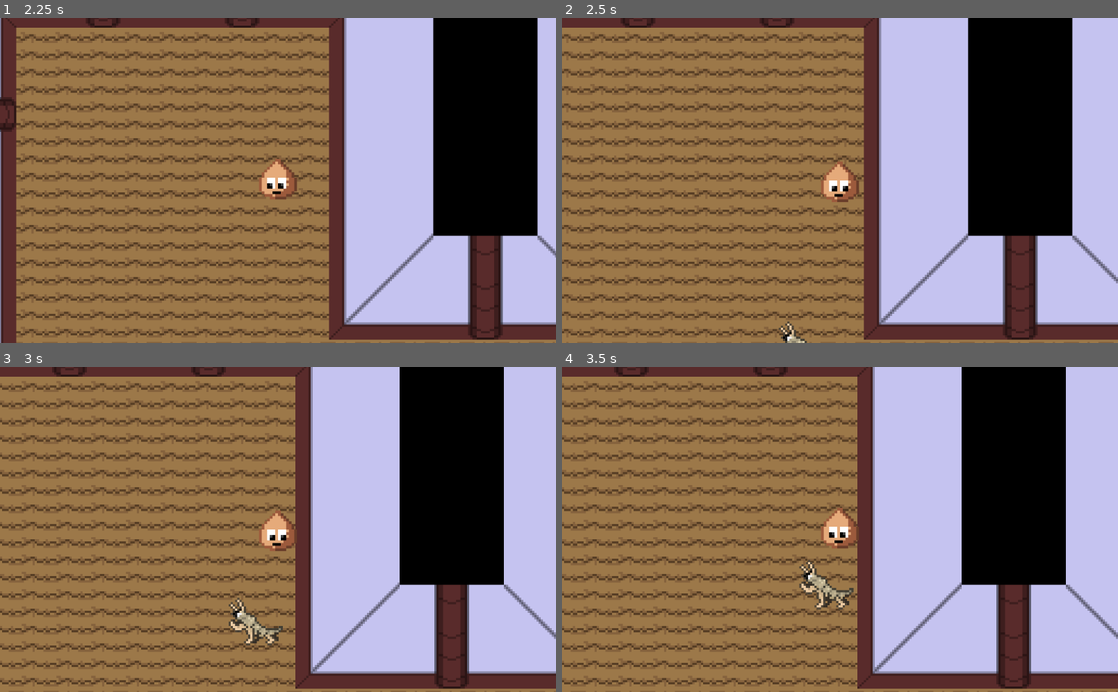
Above: before the commit, frames 1-4 (two rows, left to right).
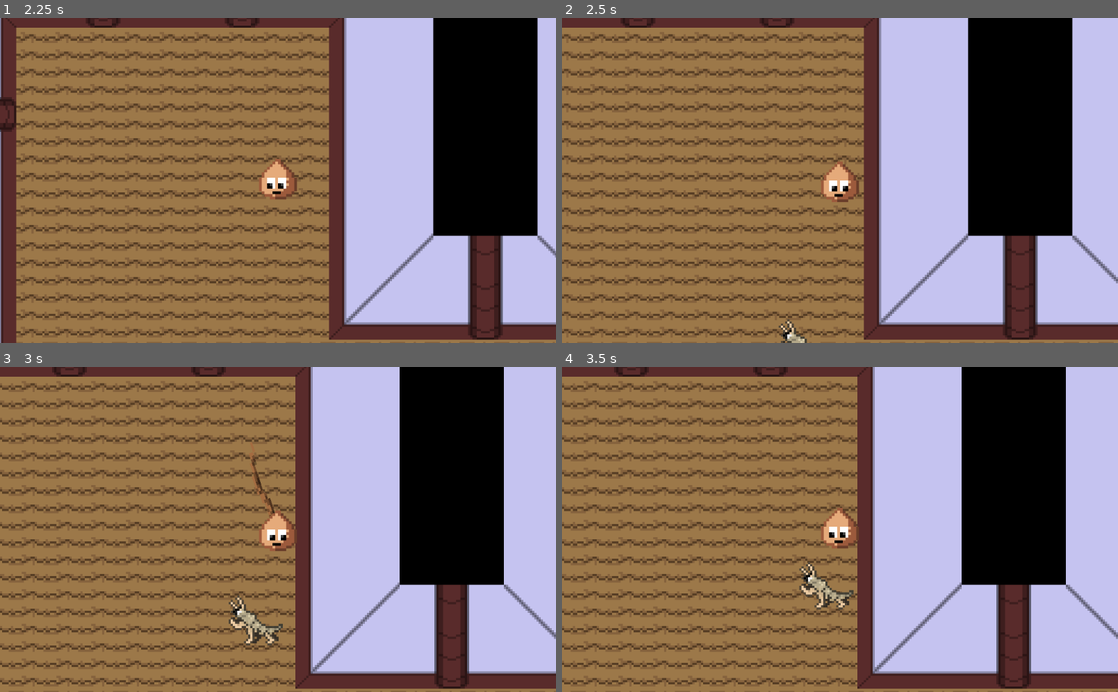
Above: after the commit, the same moments.

Repository: NicoheroesDX/growup
Game: Godot game, scene res://src/Main.tscn
Same seed, same stepped clock (60 frames per second), same inputs: the game is played once before the commit and once after it.
Inputs:
- Up to frame 1 (2.25 s): hold D (growup_right) 0.53-1.28 s; hold S (growup_down) 1.28-2.03 s; hold D (growup_right) from 2.03 s (still down)
- Up to frame 2 (2.5 s): keep holding D (growup_right)
- Up to frame 3 (3 s): release D (growup_right) at 2.78 s; hold Space (growup_slash, bound only after the commit) from 2.78 s (still down)
- Up to frame 4 (3.5 s): keep holding Space (growup_slash, bound only after the commit)

Frame 1 is identical in both runs. In frame 2, 0.2% of the frame differs, in the area x 39-45%, y 92-100%; in frame 3, 0.5%, in the area x 41-51%, y 26-84%; in frame 4, 0.4%.

Commit message:
Backup commit

Diff:
--- a/project.godot
+++ b/project.godot
@@ -34,6 +34,11 @@
 "language": "GDScript",
 "path": "res://src/transitions/GameOver.gd"
 }, {
+"base": "Area2D",
+"class": "RootSlash",
+"language": "GDScript",
+"path": "res://src/entities/RootSlash.gd"
+}, {
 "base": "Collectable",
 "class": "Sunny",
 "language": "GDScript",
@@ -45,6 +50,7 @@
 "Droppy": "",
 "Enemy": "",
 "GameOverScreen": "",
+"RootSlash": "",
 "Sunny": ""
 }
 
@@ -116,6 +122,11 @@
 "events": [ Object(InputEventKey,"resource_local_to_scene":false,"resource_name":"","device":0,"alt":false,"shift":false,"control":false,"meta":false,"command":false,"pressed":false,"scancode":16777238,"physical_scancode":0,"unicode":0,"echo":false,"script":null)
  ]
 }
+growup_slash={
+"deadzone": 0.5,
+"events": [ Object(InputEventKey,"resource_local_to_scene":false,"resource_name":"","device":0,"alt":false,"shift":false,"control":false,"meta":false,"command":false,"pressed":false,"scancode":32,"physical_scancode":0,"unicode":0,"echo":false,"script":null)
+ ]
+}
 
 [layer_names]
 
--- a/src/actors/Enemy.gd
+++ b/src/actors/Enemy.gd
@@ -9,6 +9,8 @@
 onready var sprite = get_node("AnimatedSprite")
 
 var blinkingTimer = 0
+
+var isThrown = false
 
 var health = 0
 
@@ -26,10 +28,14 @@
 func _physics_process(delta):
 	var playerPosition = player.get_position()
 	var playerDistance = playerPosition.distance_to(self.get_position())
-	if playerDistance < 100:
-		attack_player(playerPosition)
+	if isThrown:
+		velocity = Vector2(100, 0)
+		velocity = move_and_slide(velocity)
 	else:
-		roam_around_randomly()
+		if playerDistance < 100:
+			attack_player(playerPosition)
+		else:
+			roam_around_randomly()
 
 func attack_player(playerPos):
 	var rng = RandomNumberGenerator.new()
@@ -72,6 +78,9 @@
 	if (health <= 0):
 		die()
 
+func throw():
+	velocity = Vector2(100, 0)
+
 func kill_player():
 	Global.changeScene("res://src/transitions/GameOver.tscn")
 
--- a/src/actors/Player.gd
+++ b/src/actors/Player.gd
@@ -9,15 +9,40 @@
 onready var shootSound = get_node("ShootSound")
 onready var dashSound = get_node("DashSound")
 
+onready var rootSlash = get_node("RootSlash")
+
+var isRootSlashing = false
+var rootSlashTimer = 0
+
 var dashCoolDown = 25
 var dashTimer = 0
 var dashLength = 10
 var dashSpeed = 250
 
 func _ready():
+	rootSlash.hide()
+	rootSlash.toggle_collision(false)
 	speed = 50
 
+func use_root_slash():
+	if isRootSlashing:
+		return
+	#rootSlash.rotation = 0
+	rootSlashTimer = 1
+	isRootSlashing = true
+	rootSlash.show()
+	rootSlash.execute()
+
+func stop_root_slash():
+	isRootSlashing = false
+	rootSlashTimer = 0
+	rootSlash.hide()
+	rootSlash.toggle_collision(false)
+
 func control_player():
+
+	if PlayerVariables.learnedMoves.has(MOVE.ROOT_SLASH) && Input.is_action_just_pressed("growup_slash") && !isRootSlashing:
+		use_root_slash()
 
 	if !PlayerVariables.learnedMoves.has(MOVE.DASH_MOVE):
 		isDashing = false
@@ -44,6 +69,13 @@
 		velocity = velocity.normalized() * dashSpeed
 
 func _physics_process(delta):
+
+	if rootSlashTimer > 0:
+		rootSlash.rotate(0.4)
+		rootSlashTimer += 1
+		if rootSlashTimer > 25:
+			stop_root_slash()
+
 	if (dashTimer > 0):
 		dashTimer+=1
 		if (dashTimer > dashLength):
--- a/src/actors/Player.tscn
+++ b/src/actors/Player.tscn
@@ -1,10 +1,11 @@
-[gd_scene load_steps=8 format=2]
+[gd_scene load_steps=9 format=2]
 
 [ext_resource path="res://src/actors/Player.gd" type="Script" id=1]
 [ext_resource path="res://src/assets/player/0/player0_0.png" type="Texture" id=2]
 [ext_resource path="res://src/assets/player/0/player0_1.png" type="Texture" id=3]
 [ext_resource path="res://src/assets/sounds/shoot.wav" type="AudioStream" id=4]
 [ext_resource path="res://src/assets/sounds/dash.wav" type="AudioStream" id=5]
+[ext_resource path="res://src/entities/RootSlash.tscn" type="PackedScene" id=6]
 
 [sub_resource type="CapsuleShape2D" id=1]
 radius = 8.0
@@ -24,6 +25,9 @@
 [node name="CollisionShape2D" type="CollisionShape2D" parent="."]
 shape = SubResource( 1 )
 
+[node name="RootSlash" parent="." instance=ExtResource( 6 )]
+scale = Vector2( 1.5, 1 )
+
 [node name="Sprite" type="AnimatedSprite" parent="."]
 position = Vector2( -4.76837e-07, -4.76837e-07 )
 scale = Vector2( 1.25, 1.25 )
--- a/src/actors/Silverfish.tscn
+++ b/src/actors/Silverfish.tscn
@@ -33,7 +33,6 @@
 
 [node name="AnimatedSprite" type="AnimatedSprite" parent="."]
 frames = SubResource( 2 )
-frame = 1
 playing = true
 
 [node name="Position2D" type="Position2D" parent="."]
--- a/src/actors/Spider.tscn
+++ b/src/actors/Spider.tscn
@@ -34,6 +34,7 @@
 [node name="AnimatedSprite" type="AnimatedSprite" parent="."]
 frames = SubResource( 2 )
 animation = "idle"
+frame = 1
 playing = true
 
 [node name="Position2D" type="Position2D" parent="."]
--- a/src/entities/Projectile.gd
+++ b/src/entities/Projectile.gd
@@ -15,9 +15,6 @@
 
 	enemy.hurt(1)
 
-	print(body)
-	PlayerVariables.experience += 10
-
 func destroy():
 	queue_free()
 
--- /dev/null
+++ b/src/entities/RootSlash.gd
@@ -0,0 +1,55 @@
+extends Area2D
+
+class_name RootSlash
+
+onready var sprite = get_node("Sprite")
+onready var collider = get_node("CollisionShape2D")
+
+var originalColliderShape
+var originalColliderPos
+
+var collsion = false
+var isActive = false
+var timer = 0
+
+const RANGE = 2
+
+func _ready():
+	originalColliderShape = collider.shape
+	originalColliderPos = collider.position
+
+func toggle_collision(isCollidable):
+	collsion = isCollidable
+
+func _physics_process(delta):
+	if isActive:
+		timer += 1
+		if timer > 16:
+			collider.shape = originalColliderShape
+			collider.position = originalColliderPos
+			isActive = false
+			timer = 0
+		else:
+			if timer > 8:
+				collider.shape.set_extents(collider.shape.get_extents() + Vector2(-1*RANGE,0))
+				collider.position.x -= RANGE
+			else:
+				collider.shape.set_extents(collider.shape.get_extents() + Vector2(RANGE,0))
+				collider.position.x += RANGE
+
+
+func execute():
+	toggle_collision(true)
+	sprite.frame = 0
+	isActive = true
+
+func hurt_enemy(body):
+	var enemy := body as Enemy
+	enemy.hurt(5)
+	enemy.throw()
+
+func _on_RootSlash_body_entered(body):
+	if !collsion:
+		return
+	if body.get_groups().has("enemy"):
+		hurt_enemy(body)
--- /dev/null
+++ b/src/entities/RootSlash.tscn
@@ -0,0 +1,37 @@
+[gd_scene load_steps=11 format=2]
+
+[ext_resource path="res://src/assets/player/Arm/arm1.png" type="Texture" id=1]
+[ext_resource path="res://src/entities/RootSlash.gd" type="Script" id=2]
+[ext_resource path="res://src/assets/player/Arm/arm6.png" type="Texture" id=3]
+[ext_resource path="res://src/assets/player/Arm/arm5.png" type="Texture" id=4]
+[ext_resource path="res://src/assets/player/Arm/arm3.png" type="Texture" id=5]
+[ext_resource path="res://src/assets/player/Arm/arm4.png" type="Texture" id=6]
+[ext_resource path="res://src/assets/player/Arm/arm2.png" type="Texture" id=7]
+[ext_resource path="res://src/assets/player/Arm/arm7.png" type="Texture" id=8]
+
+[sub_resource type="SpriteFrames" id=2]
+animations = [ {
+"frames": [ ExtResource( 1 ), ExtResource( 7 ), ExtResource( 5 ), ExtResource( 6 ), ExtResource( 4 ), ExtResource( 3 ), ExtResource( 8 ), ExtResource( 3 ), ExtResource( 4 ), ExtResource( 6 ), ExtResource( 5 ), ExtResource( 7 ), ExtResource( 1 ) ],
+"loop": true,
+"name": "default",
+"speed": 30.0
+} ]
+
+[sub_resource type="RectangleShape2D" id=1]
+extents = Vector2( 0.5, 2.5 )
+
+[node name="RootSlash" type="Area2D" groups=["root_slash"]]
+collision_layer = 32
+collision_mask = 2
+script = ExtResource( 2 )
+
+[node name="Sprite" type="AnimatedSprite" parent="."]
+position = Vector2( 16, 0 )
+frames = SubResource( 2 )
+playing = true
+
+[node name="CollisionShape2D" type="CollisionShape2D" parent="."]
+position = Vector2( 0.5, -1.5 )
+shape = SubResource( 1 )
+
+[connection signal="body_entered" from="." to="." method="_on_RootSlash_body_entered"]
--- a/src/singletons/PlayerVariables.gd
+++ b/src/singletons/PlayerVariables.gd
@@ -6,7 +6,7 @@
 
 enum MOVE { DASH_MOVE, LEAF_BLAST, ROOT_SLASH }
 
-var learnedMoves = [MOVE.DASH_MOVE]
+var learnedMoves = [MOVE.DASH_MOVE, MOVE.ROOT_SLASH]
 
 func learnMove(move):
 	learnedMoves.push_back(move)
Binary file added: src/assets/entities/root-slash.png
Not shown, added: src/assets/entities/root-slash.png.import
Not shown, added: src/assets/player/Arm/arm1.png.import
Not shown, added: src/assets/player/Arm/arm2.png.import
Not shown, added: src/assets/player/Arm/arm3.png.import
Not shown, added: src/assets/player/Arm/arm4.png.import
Not shown, added: src/assets/player/Arm/arm5.png.import
Not shown, added: src/assets/player/Arm/arm6.png.import
Not shown, added: src/assets/player/Arm/arm7.png.import
